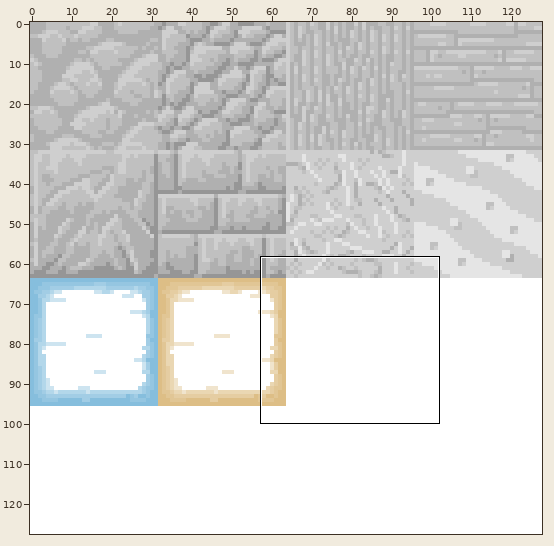
Two versions of one sprite sheet, assets/terrain.png. The picture above shows the old version from afar; the outline marks the close-up.
Close-up. Old version:
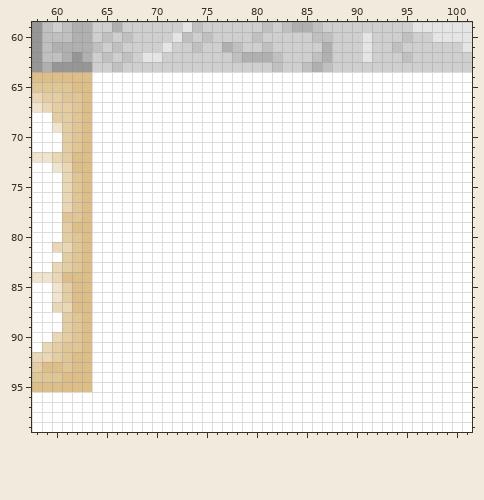
The file is 128x128 pixels. Shown: x 58..101, y 59..99.
The same view after the edit:
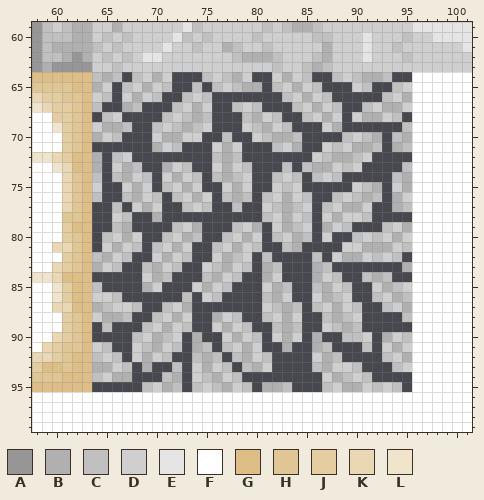
Palette (. is transparent): A #969696  B #b0b0b0  C #c0c0c0  D #cfcfcf  E #e5e5e5  F #ffffff  G #ddbe86  H #e1c695  J #e5cda2  K #ead7b3  L #f0e4cd
Diff:
Changed rows in their new state; - is an unchanged pixel.
first column x 64:
 64 CBC.CDBD...CDCBD..DBDC..CDCBBC..
 65 BD.CDBDC..C.CDCBB.CDBDC...DC..CD
 66 DC.DBDC..CDC.......CDBDC.....CDB
 67 C..BC...CDBD..CDC...CDBDC..CDBBD
 68 .CD....CDCBC...CBDC..CDBD.DBBDC.
 69 DBBC..CDCBCD...DCBDC...DB......C
 70 BDC...DBBDD..C..DCBBC....CDCB.CB
 71 ......BDC...DBD...CDB..DCDBBC.BC
 72 B.CD........CBC.......DCBBCD....
 73 B.DBC..BDC..DBDC...C.CBBDCD....C
 74 C.CBDC.DBDC.CBCD..CDC.CDC.....CB
 75 D..DBD.CDBD..DBD..DCD.....DCB.DB
 76 C..CBDC.CDBD.CBC.CDBDC..CDCBC.BD
 77 ..C.DBD..CDC..C..DCBCD.CDBBD..BC
 78 ..DC..B..........CDBDC.DBDDC....
 79 ..CB....CDB...CDB.DBCD.BDC...CDB
 80 .CDBD..CDBC..CDBD.CDBC.D..CDCDBD
 81 .DBDC.CDBD..CDBDC..CB....DDBBBDC
 82 CBDC..DBDC..DBCD.C....C.DBBDCDC.
 83 BDC..CBDC..DCBDC.BC...BC.......B
 84 .....DBC...CBDC..BD...BDC..CBC..
 85 C....BD...DBDC...DBC..CBDC..DBCD
 86 DDC......C.DC....CBD..DBCD..CDBC
 87 BCDDC..CDB.......DCBC.CDBDC..CDB
 88 DBBC..CDBD..BDC..CDBD..CBCD....C
 89 .C...CDBDC..DBDC..CBC..DCBC.....
 90 ....CDBCD.B..DBDC.DBD.B..CCD.BDC
 91 DC..DCBDC.BC.CDBD..B..BC...C.DBD
 92 CDC.DBDC..CBC.CBDC....DBC....CDB
 93 BBDC.B..C.DBDC.CBD....CBDDC...CD
 94 CDBB...CB.DCBDC........DBCDC....
 95 .....CDBC.CDCBDC.BBC...CDBBDCDC.
Pixel boxes of the changes (left, top, right, bottom) in both close-ups:
changed: (92, 72, 412, 392)
